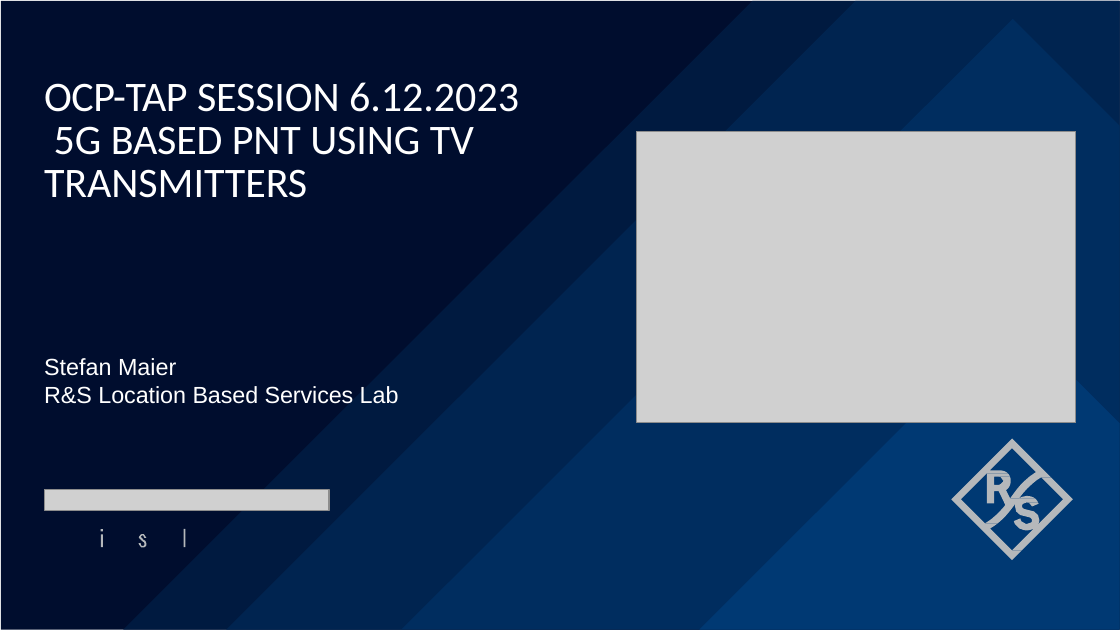
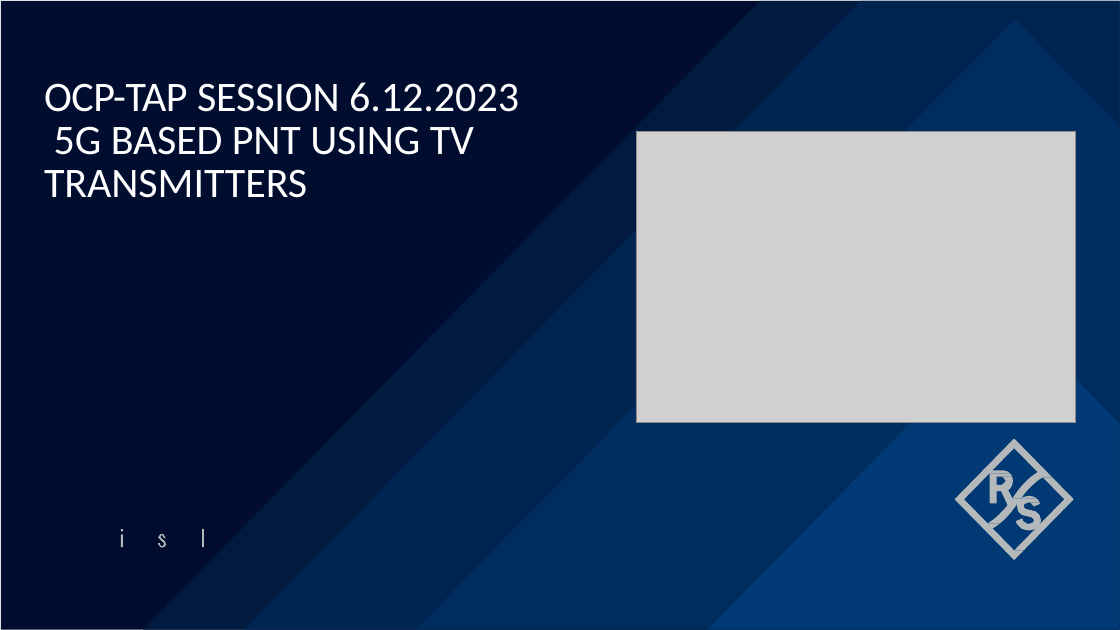
Before and after one commit to SiwaNetwork/QUANTUM, a slide deck: slide 1 of Time-Card/ДОКУМЕНТЫ/МАТЕРИАЛ СТАТЬИ/ВРЕМЯ ЧЕРЕЗ ТВ И 5G.pptx. Drawn at 1120x630 pixels with LibreOffice and Linux fonts; fonts in the diff are those of the drawing; grey boxes stand for pictures; background and template pictures are left out. Boxes give left, top, right and bottom in pixels: in the first picture for what was removed or moved away, otherwise in the second. Text is boxed around its words. In the diff, an @@ line names an element or a change of style, - is before the commit and + after.

```diff
--- a/Time-Card/ДОКУМЕНТЫ/МАТЕРИАЛ СТАТЬИ/ВРЕМЯ ЧЕРЕЗ ТВ И 5G.pptx
+++ b/Time-Card/ДОКУМЕНТЫ/МАТЕРИАЛ СТАТЬИ/ВРЕМЯ ЧЕРЕЗ ТВ И 5G.pptx
@@ freeform shape: place and size @@
-freeform shape at box(123, 1, 1120, 629)
+freeform shape at box(143, 1, 1120, 629)
@@ freeform shape: place and size @@
-freeform shape at box(226, 1, 1120, 629)
+freeform shape at box(244, 1, 1120, 629)
@@ freeform shape: place and size @@
-freeform shape at box(402, 19, 1120, 629)
+freeform shape at box(416, 19, 1119, 629)
@@ freeform shape: place and size @@
-freeform shape at box(699, 317, 1119, 630)
+freeform shape at box(708, 317, 1120, 630)
@@ text removed at box(44, 358, 399, 404) @@
-Stefan Maier
-R&S Location Based Services Lab
@@ freeform shape at box(954, 438, 1073, 560): outline redrawn @@
@@ picture removed at box(44, 489, 328, 510) @@
@@ 3 freeform shapes: place and size @@
-3 freeform shapes at box(101, 529, 186, 548)
+3 freeform shapes at box(121, 529, 204, 548)
```
Also in this commit, not shown: 3 other slides changed, 4 other files.
